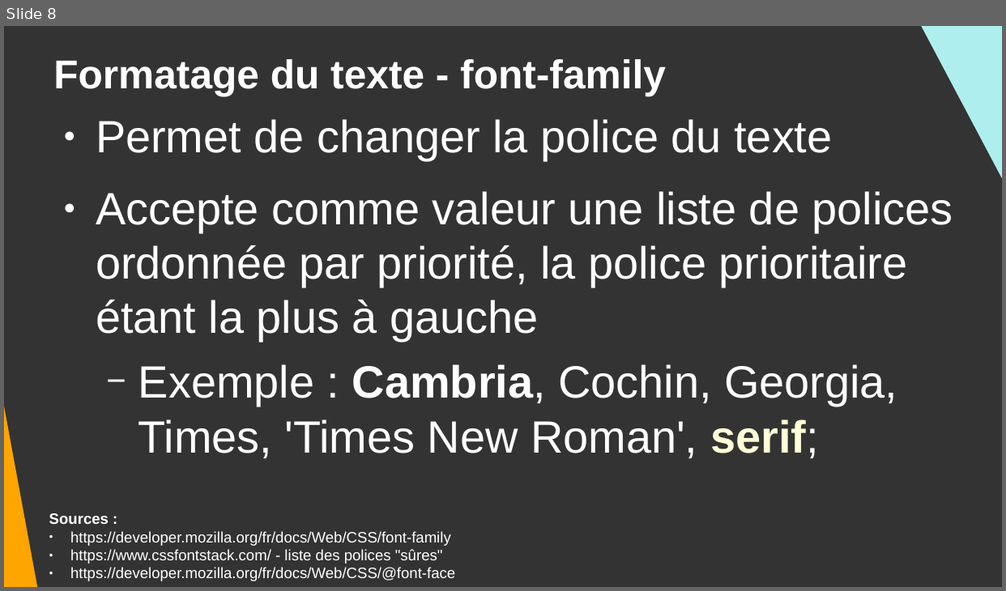
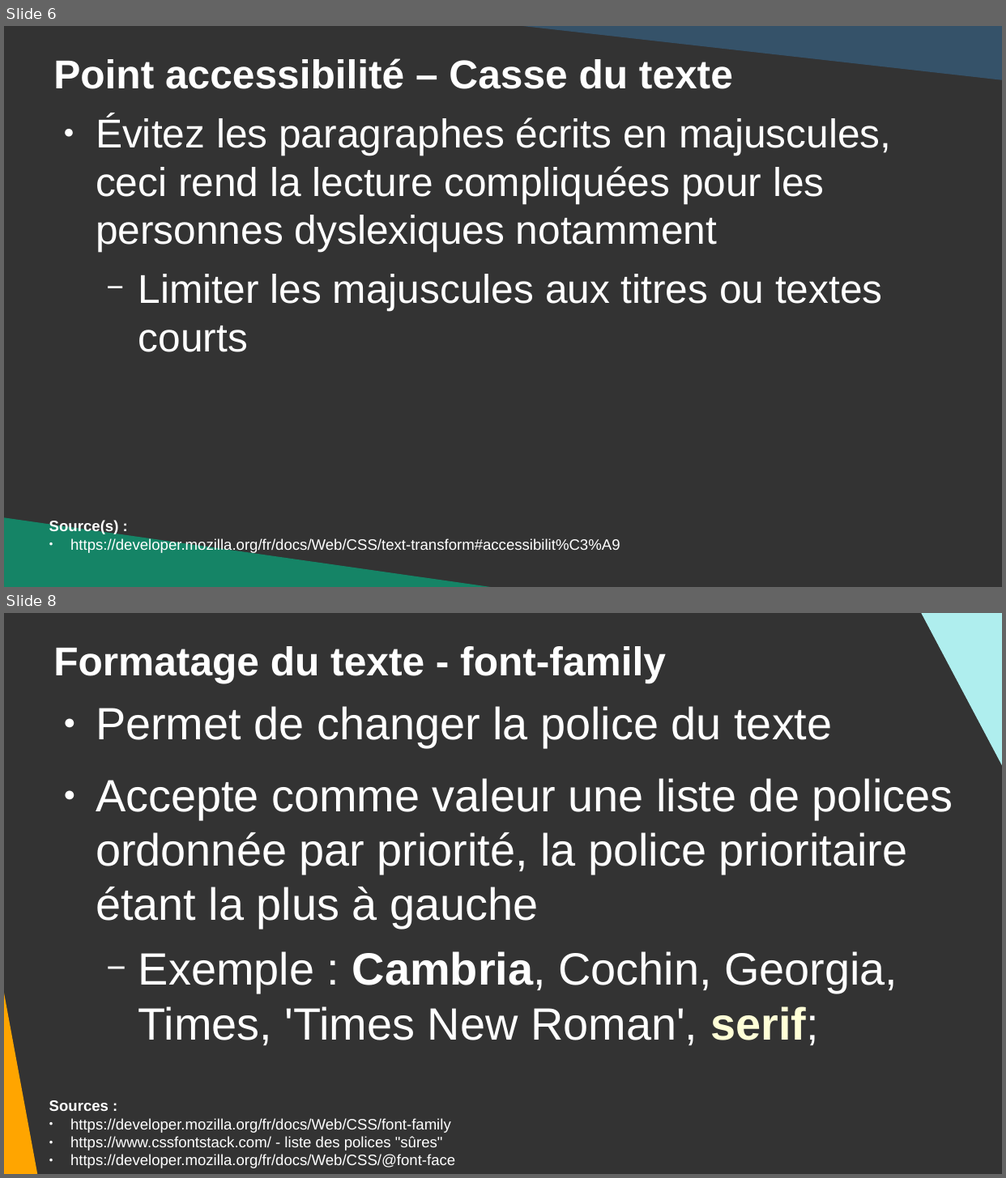
Before and after one commit to DanYellow/cours, a slide deck: integration-web-s1/travaux-pratiques/numero-4/presentation.odp. Shown one above the other, each under a label of ours: slide 8 before the commit, slides 6 and 8 after it; the slides between them are not shown. The pictures are 1006x591 and 1006x1178 pixels, drawn with LibreOffice and Linux fonts; fonts in the diff are those of the drawing. Boxes give left, top, right and bottom in pixels: in the first picture for what was removed or moved away, otherwise in the second. Text is boxed around its words. In the diff, an @@ line names an element or a change of style, - is before the commit and + after.

```diff
--- a/integration-web-s1/travaux-pratiques/numero-4/presentation.odp
+++ b/integration-web-s1/travaux-pratiques/numero-4/presentation.odp
@@ slide 6 added at [4,26,1002,587], background #333333 @@
@@ right triangle added at [487,26,1002,81], fill #355269 @@
@@ title added at [53,58,733,89], 32 pt, text #FFFFFF, bold @@
+Point accessibilité – Casse du texte
@@ text added at [96,116,891,352], 32 pt, text #FFFFFF @@
+● Évitez les paragraphes écrits en majuscules, ceci rend la lecture compliquées pour les personnes dyslexiques notamment
+  − Limiter les majuscules aux titres ou textes courts
@@ right triangle added at [4,518,520,587], fill #158466 @@
@@ text added at [49,520,620,553], 12 pt, text #FFFFFF @@
+Source(s) :
+● https://developer.mozilla.org/fr/docs/Web/CSS/text-transform#accessibilit%C3%A9
```
Also in this commit, not shown: 4 slides changed, 1 slide removed, 7 other files.
